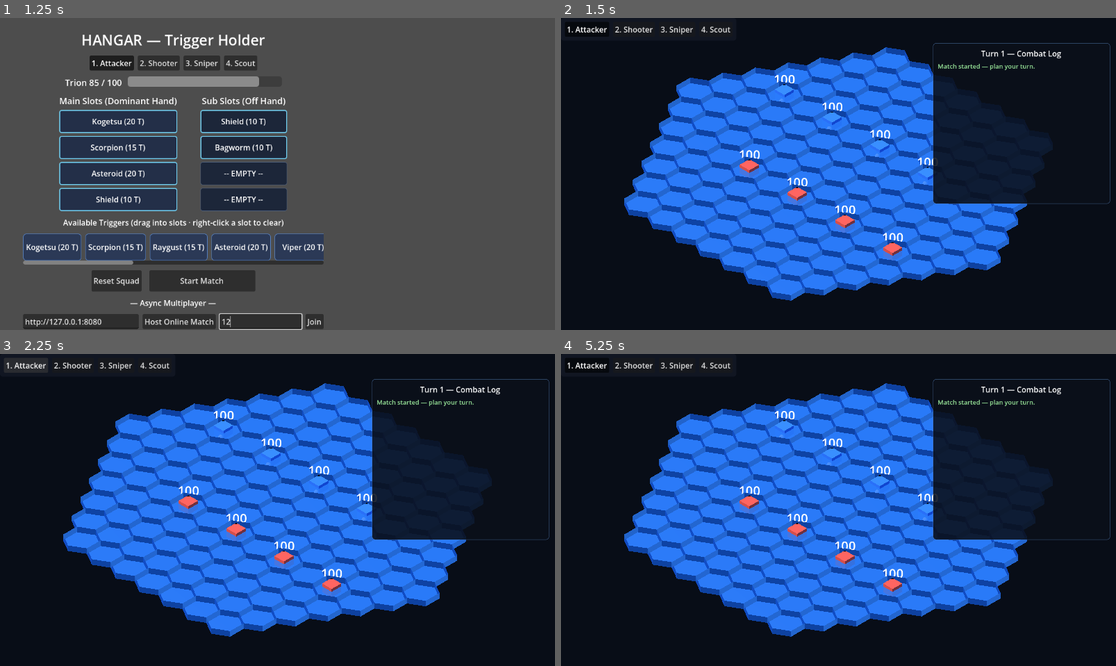
Above: before the commit, frames 1-4 (two rows, left to right).
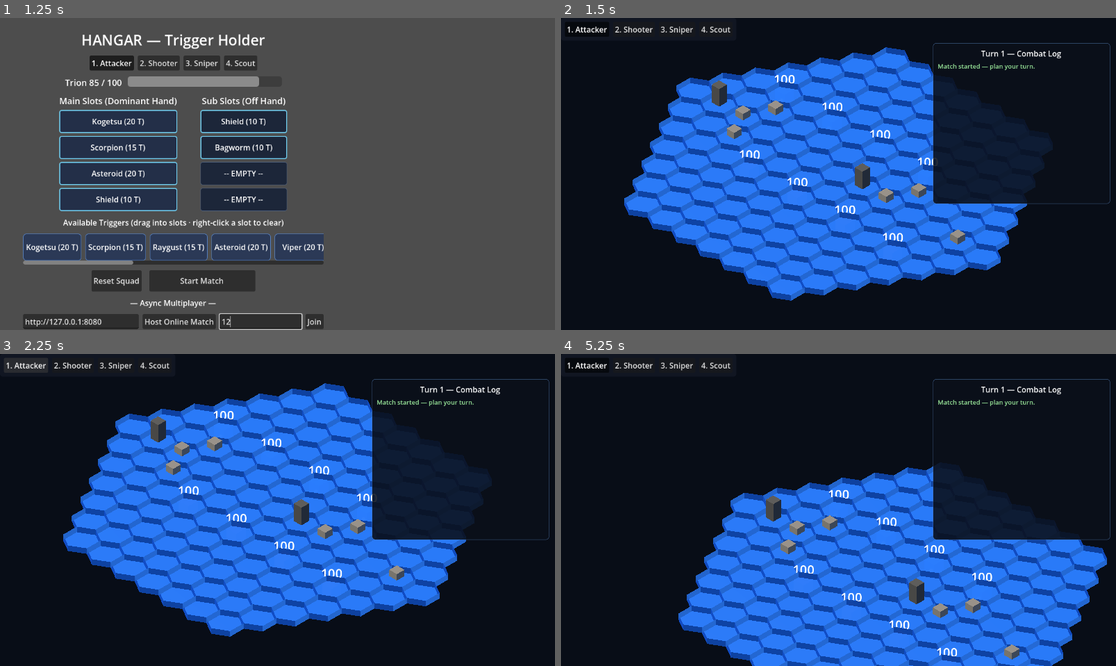
Above: after the commit, the same moments.

Repository: Takiz444/Mobile_World_Trigger_Battle_Sim
Game: Godot game, scene res://ui/hangar/hangar.tscn
The game is run twice, just before and just after one commit, with the same random seed, the same clock (stepped at 60 frames per second) and the same inputs.
Inputs (mouse positions are in pixels of both pictures, inside the frame that each line leads up to):
- Up to frame 1 (1.25 s): click (260, 320) at 0.52 s; type "12" at 0.6 s
- Up to frame 2 (1.5 s): click "Start Match" at 1.25 s
- Up to frame 3 (2.25 s): click "1. Attacker" at 2 s
- Up to frame 4 (5.25 s): click "2. Shooter" at 2.75 s; click "3. Sniper" at 3.5 s; click "4. Scout" at 4.25 s; click "1. Attacker" at 5 s

Frame 1 is identical in both runs. In frame 2, 1.6% of the frame differs, in the area x 27-73%, y 20-78%; in frame 3, 1.6%; in frame 4, 35%, in the area x 11-99%, y 9-100%.

Commit message:
Implement gameplay: cover, targeting highlights, camera, wires, stealth
- MatchRunner: deterministic mid-field cover generation (half/full) so
  line-of-sight blocking and cover mitigation actually matter
- HexBoard: cover props (crates/pillars), spider-wire tint, and
  valid-target highlight materials
- MatchController: compute+render valid move/attack hexes for the selected
  tick slot; recenter camera on unit tab select
- BoardCamera.recenter(); BoardUnits: semi-transparent stealth rendering
- TimelineUI: targeting_changed signal + selected-slot info accessor

Diff:
--- a/common/combat/match_runner.gd
+++ b/common/combat/match_runner.gd
@@ -23,7 +23,35 @@
 		p1.append(UnitState.new(enemy_data[i], 1, Vector2i(-3 + i * 2, 2), 2))
 	ms.setup_team(0, p0)
 	ms.setup_team(1, p1)
+	_generate_cover(ms)
 	return ms
+
+
+## Generates deterministic cover in the mid-field band between the two squads.
+## Cover hexes drive the engine's line-of-sight blocking and damage mitigation.
+static func _generate_cover(ms: MatchState) -> void:
+	var rng := ms.rng
+	var occupied := {}
+	for u in ms.all_units():
+		occupied[u.hex] = true
+	var candidates: Array[Vector2i] = []
+	for hex in HexCoord.spiral(Vector2i.ZERO, 5):
+		if hex.y < -1 or hex.y > 1:
+			continue
+		if occupied.has(hex):
+			continue
+		candidates.append(hex)
+	_shuffle(candidates, rng)
+	for i in mini(8, candidates.size()):
+		ms.cover[candidates[i]] = 2 if rng.randf() < 0.4 else 1
+
+
+static func _shuffle(arr: Array, rng: RandomNumberGenerator) -> void:
+	for i in range(arr.size() - 1, 0, -1):
+		var j := rng.randi_range(0, i)
+		var tmp: Variant = arr[i]
+		arr[i] = arr[j]
+		arr[j] = tmp
 
 
 ## Resolves a full 6-tick turn deterministically.
--- a/levels/board/board_camera.gd
+++ b/levels/board/board_camera.gd
@@ -80,3 +80,10 @@
 	)
 	global_position = target + dir * orbit_distance
 	look_at(target, Vector3.UP)
+
+
+## Re-centers the orbit target onto a world position (used when the player
+## selects a unit).
+func recenter(pos: Vector3) -> void:
+	target = Vector3(pos.x, 0.0, pos.z)
+	_update_transform()
--- a/levels/board/board_units.gd
+++ b/levels/board/board_units.gd
@@ -39,6 +39,9 @@
 		label.text = str(u.trion_hp)
 		if not u.is_bailed:
 			_markers[u].visible = true
+		var mat: StandardMaterial3D = _body_materials.get(u)
+		if mat != null:
+			mat.albedo_color = _body_color_for(u)
 
 
 ## Hard-syncs every marker to the unit's current hex/facing/HP. Used at turn
@@ -89,7 +92,7 @@
 	var mat: StandardMaterial3D = _body_materials.get(u)
 	if root == null or mat == null:
 		return
-	var base: Color = _body_colors.get(u, Color(1, 1, 1))
+	var base: Color = _body_color_for(u)
 	var tw := root.create_tween()
 	tw.tween_property(mat, "albedo_color", Color(1.0, 0.18, 0.18), 0.1)
 	tw.tween_property(mat, "albedo_color", base, 0.28)
@@ -156,6 +159,12 @@
 	return Vector3(fwd.x * 0.55, 0.0, fwd.z * 0.55)
 
 
+## Team color with stealth applied (semi-transparent while Bagworm is active).
+func _body_color_for(u: UnitState) -> Color:
+	var base: Color = _body_colors.get(u, Color(1, 1, 1))
+	return Color(base.r, base.g, base.b, 0.35 if u.stealth_active else 1.0)
+
+
 func _kill_tween(dict: Dictionary, key: Variant) -> void:
 	var tw: Tween = dict.get(key)
 	if tw != null:
@@ -172,6 +181,7 @@
 
 func _make_material(color: Color) -> StandardMaterial3D:
 	var mat := StandardMaterial3D.new()
+	mat.transparency = BaseMaterial3D.TRANSPARENCY_ALPHA
 	mat.albedo_color = color
 	mat.metallic = 0.0
 	mat.roughness = 0.45
--- a/levels/board/hex_board.gd
+++ b/levels/board/hex_board.gd
@@ -3,8 +3,8 @@
 ## Procedural hex-grid board for the 3D "hologram tabletop" diorama.
 ##
 ## Spawns a StaticBody3D per hex (shared prism mesh + convex collision shape),
-## handles mouse hover/selection via raycasting, and exposes hex <-> world
-## conversion helpers for other systems. Tiles carry `hex_q` / `hex_r` metadata.
+## handles mouse hover/selection via raycasting, exposes hex <-> world helpers,
+## and visualizes cover props, spider wires, and valid-target highlights.
 
 ## Hex sentinel used to represent "no tile" (outside the valid board range).
 const INVALID_HEX := Vector2i(-2147483648, -2147483648)
@@ -19,20 +19,27 @@
 @export var tile_color: Color = Color(0.12, 0.42, 0.8, 0.85)
 @export var hover_color: Color = Color(0.25, 0.85, 1.0, 0.95)
 @export var selected_color: Color = Color(1.0, 0.82, 0.2, 1.0)
+@export var highlight_color: Color = Color(0.3, 1.0, 0.5, 0.95)
+@export var wire_color: Color = Color(1.0, 0.6, 0.2, 0.95)
 
 var _mesh: ArrayMesh
 var _shape: ConvexPolygonShape3D
 var _base_material: StandardMaterial3D
 var _hover_material: StandardMaterial3D
 var _selected_material: StandardMaterial3D
+var _highlight_material: StandardMaterial3D
+var _wire_material: StandardMaterial3D
 
 var _tiles: Dictionary = {}        # Vector2i -> StaticBody3D
 var _tile_meshes: Dictionary = {}  # Vector2i -> MeshInstance3D
+var _cover_props: Dictionary = {}  # Vector2i -> MeshInstance3D
 
 var _hovered: Vector2i = INVALID_HEX
 var _has_hover := false
 var _selected: Vector2i = INVALID_HEX
 var _has_selection := false
+var _highlighted: Dictionary = {}  # Vector2i -> true
+var _wire_hexes: Dictionary = {}   # Vector2i -> true
 
 
 func _ready() -> void:
@@ -41,6 +48,8 @@
 	_base_material = _make_material(tile_color)
 	_hover_material = _make_material(hover_color)
 	_selected_material = _make_material(selected_color)
+	_highlight_material = _make_material(highlight_color)
+	_wire_material = _make_material(wire_color)
 	_build_board()
 
 
@@ -109,45 +118,121 @@
 	if not _tiles.has(hex):
 		return
 	if _has_selection:
-		_restore_tile_material(_selected)
+		var old := _selected
+		_has_selection = false
+		_apply(old)
 	_has_selection = true
 	_selected = hex
-	_set_tile_material(hex, _selected_material)
+	_apply(hex)
 
 
 func clear_selection() -> void:
 	if _has_selection:
-		_restore_tile_material(_selected)
+		var old := _selected
 		_has_selection = false
-
-
-# --- Hover / Selection Visuals ---------------------------------------------
+		_apply(old)
+
+
+## Highlights a set of hexes (e.g. valid move/attack targets). Clears the
+## previous highlight set first.
+func highlight_hexes(hexes: Array) -> void:
+	var old_hexes: Array = _highlighted.keys()
+	_highlighted.clear()
+	for h in hexes:
+		if _tiles.has(h):
+			_highlighted[h] = true
+
+	var affected := {}
+	for h in old_hexes:
+		affected[h] = true
+	for h in hexes:
+		affected[h] = true
+	for h in affected.keys():
+		_apply(h)
+
+
+func clear_highlights() -> void:
+	highlight_hexes([])
+
+
+## Sets the hexes carrying spider wires (visual tint only; the engine tracks
+## the authoritative set).
+func set_wires(wires: Dictionary) -> void:
+	var old: Array = _wire_hexes.keys()
+	_wire_hexes = wires.duplicate()
+	var affected := {}
+	for h in old:
+		affected[h] = true
+	for h in _wire_hexes.keys():
+		affected[h] = true
+	for h in affected.keys():
+		_apply(h)
+
+
+## Spawns/refreshes 3D cover props. level 1 = half cover (low crate),
+## level 2 = full cover (tall pillar).
+func set_cover(cover: Dictionary) -> void:
+	for prop in _cover_props.values():
+		prop.queue_free()
+	_cover_props.clear()
+	for hex in cover.keys():
+		_cover_props[hex] = _spawn_cover_prop(hex, int(cover[hex]))
+
+
+func _spawn_cover_prop(hex: Vector2i, level: int) -> MeshInstance3D:
+	var mi := MeshInstance3D.new()
+	mi.name = "Cover_%d_%d" % [hex.x, hex.y]
+	var h := 0.4 if level == 1 else 1.1
+	var box := BoxMesh.new()
+	box.size = Vector3(0.55, h, 0.55)
+	mi.mesh = box
+	mi.material_override = _make_prop_material(level)
+	var pos := HexCoord.axial_to_world(hex, hex_size)
+	pos.y = tile_height * 0.5 + h * 0.5
+	mi.position = pos
+	add_child(mi)
+	return mi
+
+
+# --- Hover / Selection / Highlight Visuals ---------------------------------
 
 func _update_hover() -> void:
 	var hex := _mouse_to_hex()
 	var valid := _tiles.has(hex)
 	if valid == _has_hover and hex == _hovered:
 		return
-	if _has_hover:
-		_restore_tile_material(_hovered)
+	var old := _hovered if _has_hover else INVALID_HEX
 	_has_hover = valid
 	_hovered = hex
+	if old != INVALID_HEX:
+		_apply(old)
 	if valid:
-		_set_tile_material(hex, _hover_material)
+		_apply(hex)
 		tile_hovered.emit(hex)
+
+
+func _apply(hex: Vector2i) -> void:
+	if not _tiles.has(hex):
+		return
+	_set_tile_material(hex, _resolve_material(hex))
+
+
+func _resolve_material(hex: Vector2i) -> Material:
+	if _has_selection and hex == _selected:
+		return _selected_material
+	if _has_hover and hex == _hovered:
+		return _hover_material
+	if _highlighted.has(hex):
+		return _highlight_material
+	if _wire_hexes.has(hex):
+		return _wire_material
+	return _base_material
 
 
 func _set_tile_material(hex: Vector2i, mat: Material) -> void:
 	var mi: MeshInstance3D = _tile_meshes.get(hex)
 	if mi != null:
 		mi.material_override = mat
-
-
-func _restore_tile_material(hex: Vector2i) -> void:
-	if _has_selection and hex == _selected:
-		_set_tile_material(hex, _selected_material)
-	else:
-		_set_tile_material(hex, _base_material)
 
 
 func _make_material(color: Color) -> StandardMaterial3D:
@@ -163,6 +248,14 @@
 	return mat
 
 
+func _make_prop_material(level: int) -> StandardMaterial3D:
+	var mat := StandardMaterial3D.new()
+	mat.albedo_color = Color(0.55, 0.5, 0.42) if level == 1 else Color(0.32, 0.3, 0.26)
+	mat.metallic = 0.0
+	mat.roughness = 0.8
+	return mat
+
+
 # --- Mouse Picking ----------------------------------------------------------
 
 func _mouse_to_hex() -> Vector2i:
--- a/levels/board/main.gd
+++ b/levels/board/main.gd
@@ -9,6 +9,7 @@
 var _timeline: TimelineUI
 var _event_log: EventLogUI
 var _ui_layer: CanvasLayer
+var _camera: BoardCamera
 
 
 func _ready() -> void:
@@ -60,6 +61,7 @@
 	cam.target = Vector3.ZERO
 	cam.start_size = 16.0
 	add_child(cam)
+	_camera = cam
 
 
 func _setup_ui() -> void:
@@ -85,4 +87,4 @@
 	var controller := MatchController.new()
 	controller.name = "MatchController"
 	add_child(controller)
-	controller.setup(_board, _timeline, _event_log, _ui_layer)
+	controller.setup(_board, _timeline, _event_log, _ui_layer, _camera)
--- a/levels/board/match_controller.gd
+++ b/levels/board/match_controller.gd
@@ -17,6 +17,7 @@
 var _timeline: TimelineUI
 var _event_log: EventLogUI
 var _units_view: BoardUnits
+var _camera: BoardCamera
 var _engine := TickEngine.new()
 
 var _player_states: Array[UnitState] = []
@@ -43,10 +44,11 @@
 var _hangar_btn: Button
 
 
-func setup(board: HexBoard, timeline: TimelineUI, event_log: EventLogUI, ui_layer: CanvasLayer) -> void:
+func setup(board: HexBoard, timeline: TimelineUI, event_log: EventLogUI, ui_layer: CanvasLayer, camera: BoardCamera = null) -> void:
 	_board = board
 	_timeline = timeline
 	_event_log = event_log
+	_camera = camera
 
 	_units_view = BoardUnits.new()
 	_units_view.name = "BoardUnits"
@@ -56,6 +58,8 @@
 
 	_board.tile_selected.connect(_on_tile_selected)
 	_timeline.plan_submitted.connect(_on_plan_submitted)
+	_timeline.unit_selected.connect(_on_unit_selected)
+	_timeline.targeting_changed.connect(_update_targeting)
 
 	_online = MatchSession.mode == MatchSession.Mode.ONLINE
 	if _online:
@@ -69,6 +73,7 @@
 ## Resets to a fresh local match (also used by the Rematch button).
 func _start_match() -> void:
 	_build_squads()
+	_board.clear_highlights()
 	_turn = 1
 	_overlay.visible = false
 	_btn_row.visible = true
@@ -91,6 +96,8 @@
 	_player_states = _ms.teams[0]
 	_enemy_states = _ms.teams[1]
 	_units_view.setup(_ms.all_units(), _board.hex_size)
+	_board.set_cover(_ms.cover)
+	_board.set_wires(_ms.wires)
 
 
 func _setup_online() -> void:
@@ -129,6 +136,8 @@
 	_player_states = _ms.teams[_team]
 	_enemy_states = _ms.teams[1 - _team]
 	_units_view.setup(_ms.all_units(), _board.hex_size)
+	_board.set_cover(_ms.cover)
+	_board.set_wires(_ms.wires)
 
 	# The timeline plans only the local team's units.
 	_timeline.setup(_data_teams[_team])
@@ -213,12 +222,14 @@
 ## Resolves + animates a full 6-tick turn and returns the winner (-1 if none).
 func _replay_turn(player_plan: TurnPlan, enemy_plan: TurnPlan) -> int:
 	_event_log.clear()
+	_board.clear_highlights()
 	_event_log.add_message("Resolving turn %d…" % _turn, Color(0.7, 0.8, 1.0))
 	await get_tree().create_timer(0.4).timeout
 
 	for tick in TurnPlan.TICKS_PER_TURN:
 		var snapshots := _snapshot_units()
 		var events := _engine.resolve_tick(_ms, player_plan, enemy_plan, tick)
+		_board.set_wires(_ms.wires)
 		for ev in events:
 			_event_log.add_event(ev)
 		_units_view.update_labels()
@@ -265,6 +276,50 @@
 				_units_view.flash_hit(ev.target)
 
 
+# --- Targeting / Camera -----------------------------------------------------
+
+func _on_unit_selected(i: int) -> void:
+	if _camera == null or i < 0 or i >= _player_states.size():
+		return
+	_camera.recenter(_board.hex_to_world(_player_states[i].hex))
+
+
+func _update_targeting() -> void:
+	_board.highlight_hexes(_compute_highlight_hexes(_timeline.get_selected_target_info()))
+
+
+## Returns the hexes valid for the currently selected timeline slot's card.
+func _compute_highlight_hexes(info: Dictionary) -> Array[Vector2i]:
+	if info.is_empty():
+		return []
+	var unit_index: int = info.get("unit", -1)
+	var card: TriggerCard = info.get("card")
+	if card == null or unit_index < 0 or unit_index >= _player_states.size():
+		return []
+
+	var u: UnitState = _player_states[unit_index]
+	var result: Array[Vector2i] = []
+
+	if card.card_type == TriggerCard.CardType.MOVE or card.card_name == "Grasshopper":
+		for n in HexCoord.neighbors(u.hex):
+			if _board.has_tile(n) and _ms.get_unit_at(n) == null:
+				result.append(n)
+	elif card.card_type == TriggerCard.CardType.MELEE:
+		for e in _enemy_states:
+			if not e.is_bailed and HexCoord.distance(u.hex, e.hex) == 1:
+				result.append(e.hex)
+	elif card.card_type == TriggerCard.CardType.RANGED:
+		for e in _enemy_states:
+			if not e.is_bailed and HexCoord.distance(u.hex, e.hex) <= TickEngine.DEFAULT_RANGED_RANGE:
+				result.append(e.hex)
+	elif card.card_name == "Spider":
+		for hex in HexCoord.spiral(u.hex, 3):
+			if _board.has_tile(hex):
+				result.append(hex)
+
+	return result
+
+
 # --- Match-Over / Waiting Overlay ------------------------------------------
 
 func _build_overlay(ui_layer: CanvasLayer) -> void:
@@ -343,6 +398,7 @@
 	_btn_row.visible = true
 	_overlay.visible = true
 	_timeline.set_locked(true)
+	_board.clear_highlights()
 	_event_log.add_message(
 		"Match over — %s!" % ("Victory" if winner == 0 else "Defeat"),
 		Color(0.4, 0.95, 0.5) if winner == 0 else Color(1.0, 0.4, 0.4))
--- a/test/smoke_test.gd
+++ b/test/smoke_test.gd
@@ -42,6 +42,8 @@
 
 	_check(_controller._ms.all_units().size() == 8, "8 units placed on board")
 	_check(not _controller._overlay.visible, "overlay hidden at match start")
+	_check(_controller._ms.cover.size() > 0, "cover generated on board")
+	_controller._update_targeting()
 
 	for turn in range(3):
 		if _controller._overlay.visible:
--- a/ui/timeline/timeline_ui.gd
+++ b/ui/timeline/timeline_ui.gd
@@ -8,6 +8,9 @@
 
 signal unit_selected(unit_index: int)
 signal plan_submitted
+## Emitted whenever the selected timeline slot (or its card) changes, so the
+## board can refresh valid-target highlights.
+signal targeting_changed
 
 var _units: Array[UnitData] = []
 var _plan: TurnPlan
@@ -149,6 +152,7 @@
 		_current_slots.append(tick_slots)
 		_timeline_row.add_child(col)
 	_refresh_timeline_cards()
+	targeting_changed.emit()
 
 
 func _refresh_timeline_cards() -> void:
@@ -196,6 +200,7 @@
 func _on_slot_selected(slot: TimelineSlot) -> void:
 	_selected_slot = slot
 	_refresh_timeline_cards()
+	targeting_changed.emit()
 
 
 ## Sets the target/destination hex for the currently selected tick slot.
@@ -213,6 +218,21 @@
 
 func get_units() -> Array[UnitData]:
 	return _units
+
+
+## Info about the currently selected tick slot, used by the board to compute
+## valid move/attack hexes. Empty Dictionary when nothing is selected.
+func get_selected_target_info() -> Dictionary:
+	if _selected_slot == null:
+		return {}
+	var ta: TickAction = _plan.get_tick(_selected_slot.unit_index, _selected_slot.tick_index)
+	var card: TriggerCard = ta.sub_card if _selected_slot.slot_id == TurnPlan.SUB_SLOT else ta.main_card
+	return {
+		"unit": _selected_slot.unit_index,
+		"tick": _selected_slot.tick_index,
+		"slot": _selected_slot.slot_id,
+		"card": card,
+	}
 
 
 func set_locked(locked: bool) -> void:
@@ -249,12 +269,14 @@
 
 	_refresh_timeline_cards()
 	_refresh_at()
+	targeting_changed.emit()
 
 
 func _on_slot_clear(slot: TimelineSlot) -> void:
 	if _plan.clear(slot.unit_index, slot.tick_index, slot.slot_id):
 		_refresh_timeline_cards()
 		_refresh_at()
+		targeting_changed.emit()
 
 
 func _on_submit_pressed() -> void:
